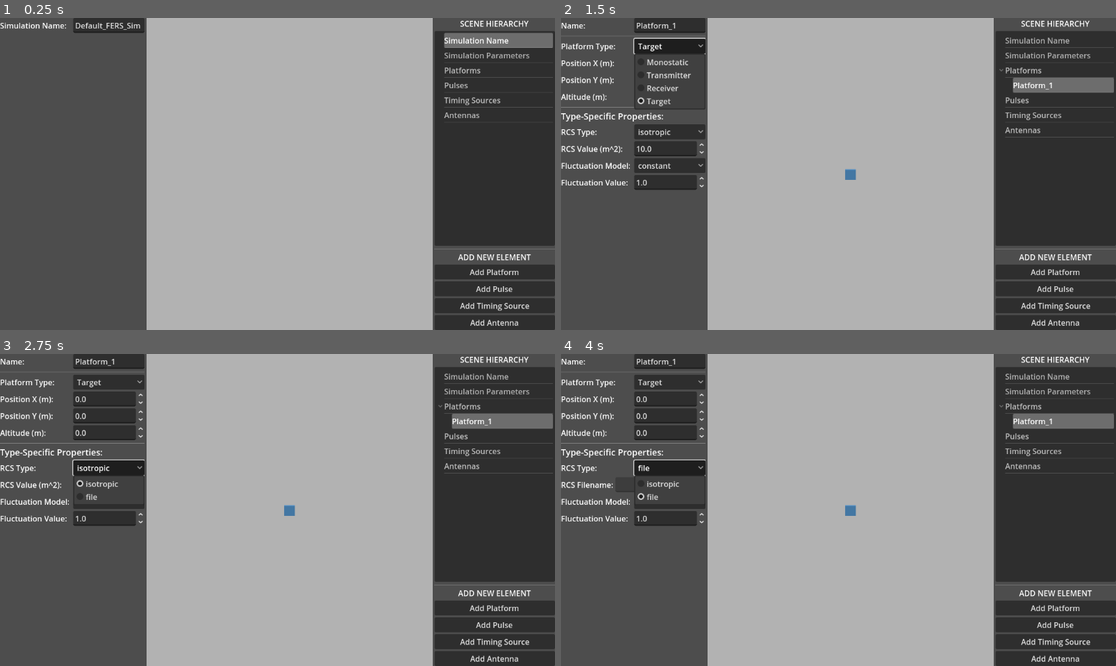
Above: before the commit, frames 1-4 (two rows, left to right).
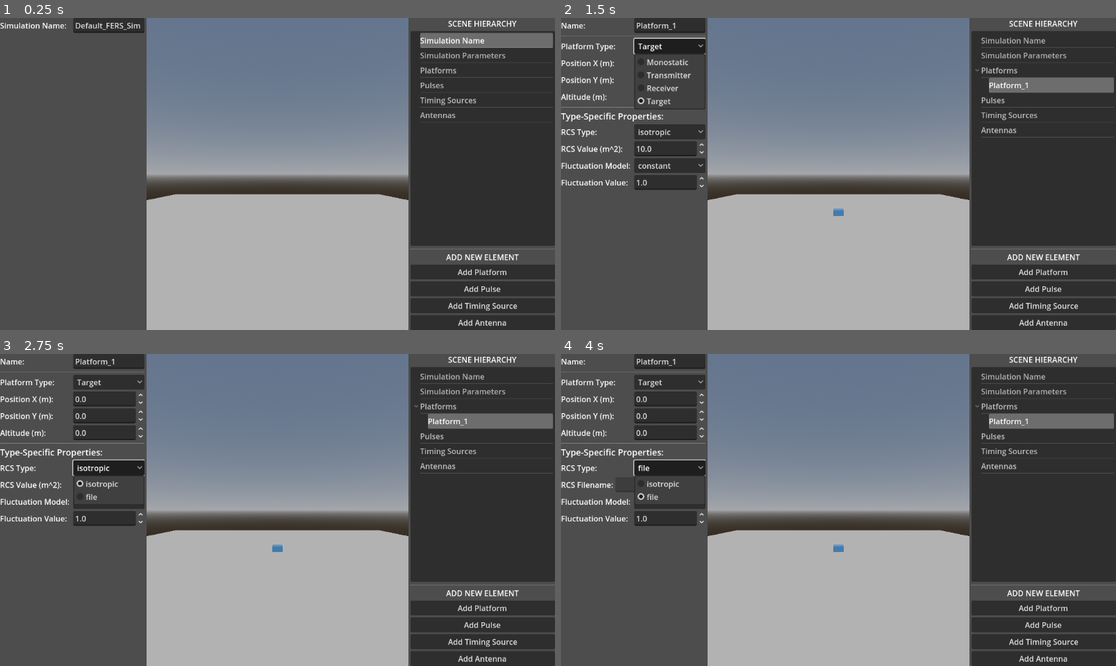
Above: after the commit, the same moments.

Repository: the-user-created/FERS_UI
Game: Godot game, scene res://Main.tscn
Same seed, same stepped clock (60 frames per second), same inputs: the game is played once before the commit and once after it.
Inputs:
- Up to frame 1 (0.25 s): no input
- Up to frame 2 (1.5 s): click "Add Platform" at 0.5 s; click "Target" at 1.25 s
- Up to frame 3 (2.75 s): click "isotropic" at 2 s
- Up to frame 4 (4 s): click "constant" at 2.75 s; click "file" at 3.5 s

The runs differ from the first frame. In frame 1, 32% of the frame differs, in the area x 26-96%, y 0-100%; in frame 2, 32%; in frame 3, 32%; in frame 4, 32%.

Commit message:
feat: modularize Main

Diff:
--- a/LeftSidebarPanel.gd
+++ b/LeftSidebarPanel.gd
@@ -11,7 +11,7 @@
 
 
 func _ready() -> void:
-	name = "LeftPropertiesPanel"
+	name = "LeftSidebar"
 
 	if not is_instance_valid(VBox_content):
 		VBox_content = find_child("PropertiesVBox") as VBoxContainer
--- a/LeftSidebarPanel.tscn
+++ b/LeftSidebarPanel.tscn
@@ -2,7 +2,7 @@
 
 [ext_resource type="Script" uid="uid://yixp0tx2noqd" path="res://LeftSidebarPanel.gd" id="1_gy7e4"]
 
-[node name="LeftPropertiesPanel" type="ScrollContainer"]
+[node name="LeftSidebarPanel" type="ScrollContainer"]
 custom_minimum_size = Vector2(300, 0)
 anchors_preset = 15
 anchor_right = 1.0
--- a/Main.gd
+++ b/Main.gd
@@ -1,89 +1,56 @@
 class_name Main
-extends Node3D
+extends Control
 
-const RightSidebarPanelScene: PackedScene = preload("res://RightSidebarPanel.tscn")
-const LeftSidebarPanelScene: PackedScene = preload("res://LeftSidebarPanel.tscn")
-var main_layout_container: HBoxContainer
 var left_sidebar_panel: LeftSidebarPanel
-var main_3d_view_container: SubViewportContainer
+var world_3d_view: World3DView
 var right_sidebar: RightSidebarPanel
 var simulation_elements_data: Dictionary = {}
 
 
 func _ready() -> void:
-	# 1. Create the main layout container
-	main_layout_container = HBoxContainer.new()
-	main_layout_container.name = "MainLayout"
-	main_layout_container.anchor_right = 1.0
-	main_layout_container.anchor_bottom = 1.0
-	# If Main.tscn root is changed to Control, this becomes:
-	# get_tree().root.add_child(main_layout_container)
-	# main_layout_container.set_anchors_and_offsets_preset(Control.PRESET_FULL_RECT)
-	add_child(main_layout_container) # Current approach
+	call_deferred("_setup_references_and_connections")
 
-	# 2. Instantiate and Add the Left Properties Panel
-	left_sidebar_panel = LeftSidebarPanelScene.instantiate()
-	main_layout_container.add_child(left_sidebar_panel)
+	simulation_elements_data["sim_name"] = {
+		"id": "sim_name",
+		"type": "global_simulation_name",
+		"name_value": "Default_FERS_Simulation"
+	}
+
+	simulation_elements_data["sim_params"] = {
+		"id": "sim_params",
+		"type": "global_simulation_parameters",
+		"start_time": 0.0,
+		"end_time": 1.0,
+		"sampling_rate": 1000000.0
+	}
+
+	print("Main (Control) scene _ready() completed, deferring further setup.")
+
+
+func _setup_references_and_connections() -> void:
+	var main_layout_node: HBoxContainer = get_node_or_null("MainLayout") as HBoxContainer
+	if not is_instance_valid(main_layout_node):
+		printerr("Main: MainLayout node not found during deferred setup! Critical error.")
+		return
+
+	left_sidebar_panel = main_layout_node.get_node_or_null("LeftSidebar") as LeftSidebarPanel
+	world_3d_view = main_layout_node.get_node_or_null("World3DView") as World3DView
+	right_sidebar = main_layout_node.get_node_or_null("RightSidebar") as RightSidebarPanel
+
+	if not is_instance_valid(left_sidebar_panel):
+		printerr("Main: LeftSidebarPanel node not found during deferred setup!")
+		return
+	if not is_instance_valid(world_3d_view):
+		printerr("Main: World3DView node not found during deferred setup!")
+		return
+	if not is_instance_valid(right_sidebar):
+		printerr("Main: RightSidebarPanel node not found during deferred setup!")
+		return
+
+	# Connect signals from Left Sidebar
 	left_sidebar_panel.connect("property_changed", Callable(self, "_on_left_sidebar_property_changed"))
 
-	# 3. Create the Main 3D View Container (no changes here)
-	main_3d_view_container = SubViewportContainer.new()
-	main_3d_view_container.name = "Main3DViewContainer"
-	main_3d_view_container.stretch = true
-	main_3d_view_container.size_flags_horizontal = Control.SIZE_EXPAND_FILL
-	main_3d_view_container.size_flags_vertical = Control.SIZE_EXPAND_FILL
-	main_layout_container.add_child(main_3d_view_container)
-
-	var sub_viewport = SubViewport.new()
-	sub_viewport.name = "Simulation3DViewport"
-	sub_viewport.size = Vector2i(1024, 600) # TODO: Consider making this dynamic or configurable
-	main_3d_view_container.add_child(sub_viewport)
-
-	var world_3d_root = Node3D.new()
-	world_3d_root.name = "World3DRoot"
-	sub_viewport.add_child(world_3d_root)
-
-	var camera = Camera3D.new()
-	camera.name = "MainCamera3D"
-	world_3d_root.add_child(camera)
-	camera.position = Vector3(0, 2, 10)
-	camera.look_at(Vector3.ZERO)
-
-	var light = DirectionalLight3D.new()
-	light.name = "MainLight3D"
-	light.rotate_x(deg_to_rad(-45.0))
-	world_3d_root.add_child(light)
-
-	var grid_mesh_mat = StandardMaterial3D.new()
-	grid_mesh_mat.albedo_color = Color(0.7, 0.7, 0.7)
-	grid_mesh_mat.shading_mode = BaseMaterial3D.SHADING_MODE_UNSHADED
-
-	var grid_mesh = PlaneMesh.new()
-	grid_mesh.size = Vector2(20, 20)
-	grid_mesh.subdivide_width = 20
-	grid_mesh.subdivide_depth = 20
-	grid_mesh.surface_set_material(0, grid_mesh_mat)
-
-	var grid_instance = MeshInstance3D.new()
-	grid_instance.mesh = grid_mesh
-	grid_instance.rotate_x(deg_to_rad(90))
-	world_3d_root.add_child(grid_instance)
-
-	var environment = WorldEnvironment.new()
-	environment.name = "WorldEnvironment"
-	var sky_material = ProceduralSkyMaterial.new()
-	var env_resource = Environment.new()
-	env_resource.sky = Sky.new()
-	env_resource.sky.sky_material = sky_material
-	environment.environment = env_resource
-	world_3d_root.add_child(environment)
-
-	# 4. Instantiate and Add the Right Sidebar Panel
-	right_sidebar = RightSidebarPanelScene.instantiate()
-	right_sidebar.custom_minimum_size = Vector2(250, 0)
-	main_layout_container.add_child(right_sidebar)
-
-	# 5. Connect to signals from the Right Sidebar
+	# Connect signals from Right Sidebar
 	if right_sidebar.has_signal("element_selected"):
 		right_sidebar.connect("element_selected", Callable(self, "_on_right_sidebar_element_selected"))
 	else:
@@ -94,52 +61,34 @@
 	else:
 		printerr("RightSidebarPanel does not have signal 'add_new_element_requested'")
 
-	# Initialize permanent simulation elements data
-	simulation_elements_data["sim_name"] = {
-		"id": "sim_name",
-		"type": "global_simulation_name",
-		"name_value": "Default_FERS_Simulation"
-	}
-	simulation_elements_data["sim_params"] = {
-		"id": "sim_params",
-		"type": "global_simulation_parameters",
-		"start_time": 0.0,
-		"end_time": 1.0,
-		"sampling_rate": 1000000.0
-	}
-
-	# Select default item in RightSidebar, which will trigger _on_right_sidebar_element_selected
+	# Select default item in RightSidebar
 	if right_sidebar and right_sidebar.has_method("select_default_item"):
 		right_sidebar.call_deferred("select_default_item")
 	else:
 		call_deferred("_initial_left_panel_display")
 
-	print("Main scene ready.")
+	print("Main (Control) scene: Deferred setup and connections complete.")
 
 
 func _on_right_sidebar_element_selected(item_metadata: Dictionary) -> void:
-	print("Main: Element selected: ", item_metadata)
 	if item_metadata and item_metadata.has("id"):
 		var element_id = item_metadata.id
 		if simulation_elements_data.has(element_id):
 			left_sidebar_panel.display_properties(element_id, simulation_elements_data[element_id], simulation_elements_data)
 		else:
-			# This case might happen if an item is in the tree but its data was removed, or a category header.
 			printerr("Main: Selected element ID '", element_id, "' not found in simulation_elements_data.")
 			left_sidebar_panel.clear_panel()
 	else:
-		# No valid ID, likely a category header or deselection
 		left_sidebar_panel.clear_panel()
 
 
 func _on_right_sidebar_add_new_element_requested(new_element_metadata: Dictionary) -> void:
-	print("Main: Add new element requested: ", new_element_metadata)
+	# print("Main: Add new element requested: ", new_element_metadata) # For debugging
 
 	var element_id: String = new_element_metadata.id
 	var element_type: String = new_element_metadata.type
 	var element_name: String = new_element_metadata.name
 
-	# Use ElementDefaults to get the initial data structure
 	var new_data_entry: Dictionary = ElementDefaults.get_default_data(element_type, element_name, element_id)
 
 	if new_data_entry.is_empty():
@@ -147,13 +96,15 @@
 		return
 
 	simulation_elements_data[element_id] = new_data_entry
-	print("Main: Created data for '", element_id, "': ", simulation_elements_data[element_id])
+	# print("Main: Created data for '", element_id, "': ", simulation_elements_data[element_id]) # For debugging
 
-	# If it's a platform, add its 3D visualization
+	# If it's a platform, delegate 3D visualization to World3DView
 	if element_type == "platform":
-		_add_platform_3d_visualization(element_id, new_data_entry)
+		if is_instance_valid(world_3d_view):
+			world_3d_view.add_platform_visualization(element_id, new_data_entry)
+		else:
+			printerr("Main: World3DView is not valid when trying to add platform visualization.")
 
-	# Tell the RightSidebarPanel to add the item to its tree and select it
 	if right_sidebar and right_sidebar.has_method("create_and_select_tree_item"):
 		right_sidebar.call("create_and_select_tree_item", new_element_metadata)
 	else:
@@ -167,9 +118,8 @@
 
 	var element_data: Dictionary = simulation_elements_data[element_id]
 	element_data[property_key] = new_value
-	print("Main: Updated data for '", element_id, "'. Key: '", property_key, "', New Value: ", new_value)
+	# print("Main: Updated data for '", element_id, "'. Key: '", property_key, "', New Value: ", new_value) # For debugging
 
-	# Update name in RightSidebar if it changed
 	var name_property_for_type: String = "name"
 	if element_data.type == "global_simulation_name":
 		name_property_for_type = "name_value"
@@ -178,10 +128,13 @@
 		if right_sidebar and right_sidebar.has_method("update_item_name"):
 			right_sidebar.call("update_item_name", element_id, str(new_value))
 
-	# Handle 3D visualization updates for platforms
+	# Handle 3D visualization updates for platforms by delegating to World3DView
 	if element_data.type == "platform":
 		if property_key.begins_with("position_") or property_key == "altitude":
-			_update_platform_3d_visualization(element_id, element_data)
+			if is_instance_valid(world_3d_view):
+				world_3d_view.update_platform_visualization_position(element_id, element_data)
+			else:
+				printerr("Main: World3DView is not valid when trying to update platform visualization.")
 
 	# Check if the changed property requires a structural refresh of the LeftSidebarPanel
 	var structural_refresh_keys: Dictionary = ElementDefaults.get_structural_refresh_trigger_keys()
@@ -189,42 +142,12 @@
 
 	if property_key in keys_for_current_type:
 		var data_to_display: Dictionary = element_data
-		# Special handling for platform type change: reset subtype-specific fields
 		if element_data.type == "platform" and property_key == "platform_type_actual":
 			data_to_display = ElementDefaults.prepare_platform_data_for_subtype_change(element_data, new_value)
 			simulation_elements_data[element_id] = data_to_display
-			print("Main: Platform subtype changed for '", element_id, "'. Data reset for new subtype: ", new_value)
+		# print("Main: Platform subtype changed for '", element_id, "'. Data reset for new subtype: ", new_value) # For debugging
 
 		left_sidebar_panel.display_properties(element_id, data_to_display, simulation_elements_data)
-
-
-func _add_platform_3d_visualization(element_id: String, platform_data: Dictionary) -> void:
-	var platform_3d_vis = CSGBox3D.new()
-	platform_3d_vis.name = element_id
-	platform_3d_vis.size = Vector3(0.5, 0.5, 0.5)
-	var mat = StandardMaterial3D.new()
-	mat.albedo_color = Color.STEEL_BLUE
-	platform_3d_vis.material = mat
-
-	var world_root: Node3D = main_3d_view_container.get_node_or_null("Simulation3DViewport/World3DRoot") as Node3D
-	if world_root:
-		world_root.add_child(platform_3d_vis)
-		_update_platform_3d_visualization(element_id, platform_data)
-	else:
-		printerr("Main: Could not find World3DRoot to add platform visualization for '", element_id, "'.")
-
-
-func _update_platform_3d_visualization(element_id: String, platform_data: Dictionary) -> void:
-	var platform_node: Node3D = main_3d_view_container.get_node_or_null("Simulation3DViewport/World3DRoot/" + element_id) as Node3D
-	if platform_node:
-		var x_fers: float = float(platform_data.get("position_x", 0.0))
-		var y_fers: float = float(platform_data.get("position_y", 0.0)) # FERS Y (ground plane along Z in Godot)
-		var alt_fers: float = float(platform_data.get("altitude", 0.0)) # FERS Altitude (Y in Godot)
-
-		# Coordinate mapping: FERS X -> Godot X, FERS Y -> Godot Z, FERS Altitude -> Godot Y
-		platform_node.position = Vector3(x_fers, alt_fers, y_fers)
-	else:
-		printerr("Main: Platform 3D node '", element_id, "' not found for update.")
 
 
 func _initial_left_panel_display():
@@ -232,3 +155,4 @@
 		left_sidebar_panel.display_properties("sim_name", simulation_elements_data["sim_name"], simulation_elements_data)
 	else:
 		left_sidebar_panel.clear_panel()
+		left_sidebar_panel.call_deferred("_add_label", "Select an element or add one.")
--- a/Main.tscn
+++ b/Main.tscn
@@ -1,6 +1,35 @@
-[gd_scene load_steps=2 format=3 uid="uid://dr4mwldbgpeqr"]
+[gd_scene load_steps=5 format=3 uid="uid://dr4mwldbgpeqr"]
 
 [ext_resource type="Script" uid="uid://b1b4cuwellmj3" path="res://Main.gd" id="1_glv2v"]
+[ext_resource type="PackedScene" uid="uid://cd0m7xj4opot4" path="res://LeftSidebarPanel.tscn" id="2_uu6xs"]
+[ext_resource type="PackedScene" uid="uid://chq76y7io2u2b" path="res://World3DView.tscn" id="3_r0du0"]
+[ext_resource type="PackedScene" uid="uid://cw83n334h8rpf" path="res://RightSidebarPanel.tscn" id="4_cm0pq"]
 
-[node name="Node3D" type="Node3D"]
+[node name="MainControl" type="Control"]
+layout_mode = 3
+anchors_preset = 15
+anchor_right = 1.0
+anchor_bottom = 1.0
+grow_horizontal = 2
+grow_vertical = 2
 script = ExtResource("1_glv2v")
+
+[node name="MainLayout" type="HBoxContainer" parent="."]
+layout_mode = 1
+anchors_preset = 15
+anchor_right = 1.0
+anchor_bottom = 1.0
+grow_horizontal = 2
+grow_vertical = 2
+
+[node name="LeftSidebar" parent="MainLayout" instance=ExtResource("2_uu6xs")]
+layout_mode = 2
+size_flags_horizontal = 1
+
+[node name="World3DView" parent="MainLayout" instance=ExtResource("3_r0du0")]
+layout_mode = 2
+size_flags_horizontal = 3
+
+[node name="RightSidebar" parent="MainLayout" instance=ExtResource("4_cm0pq")]
+custom_minimum_size = Vector2(300, 0)
+layout_mode = 2
--- a/RightSidebarPanel.tscn
+++ b/RightSidebarPanel.tscn
@@ -2,7 +2,7 @@
 
 [ext_resource type="Script" uid="uid://c8ltutpk0ungw" path="res://RightSidebarPanel.gd" id="1_te11n"]
 
-[node name="Control" type="VBoxContainer"]
+[node name="RightSidebarPanel" type="VBoxContainer"]
 anchors_preset = 15
 anchor_right = 1.0
 anchor_bottom = 1.0
--- /dev/null
+++ b/World3DView.gd
@@ -0,0 +1,66 @@
+class_name World3DView
+extends SubViewportContainer
+
+@onready var sub_viewport: SubViewport = $Simulation3DViewport
+@onready var world_3d_root: Node3D = $Simulation3DViewport/World3DRoot
+
+
+# @onready var camera_3d: Camera3D = $Simulation3DViewport/World3DRoot/MainCamera3D
+
+func _ready() -> void:
+	stretch = true
+	size_flags_horizontal = Control.SIZE_EXPAND_FILL
+	size_flags_vertical = Control.SIZE_EXPAND_FILL
+	print("World3DView ready.")
+
+
+func add_platform_visualization(element_id: String, platform_data: Dictionary) -> void:
+	if not is_instance_valid(world_3d_root):
+		printerr("World3DView: World3DRoot is not valid.")
+		return
+
+	# Check if node already exists, perhaps remove/update instead of error
+	if world_3d_root.has_node(element_id):
+		printerr("World3DView: Node with id '", element_id, "' already exists. Consider updating or removing first.")
+		update_platform_visualization_position(element_id, platform_data)
+		return
+
+	var platform_3d_vis = CSGBox3D.new()
+	platform_3d_vis.name = element_id
+	platform_3d_vis.size = Vector3(0.5, 0.5, 0.5)
+	var mat = StandardMaterial3D.new()
+	mat.albedo_color = Color.STEEL_BLUE
+	platform_3d_vis.material = mat
+
+	world_3d_root.add_child(platform_3d_vis)
+	update_platform_visualization_position(element_id, platform_data)
+	print("World3DView: Added platform visualization for ", element_id)
+
+
+func update_platform_visualization_position(element_id: String, platform_data: Dictionary) -> void:
+	if not is_instance_valid(world_3d_root):
+		printerr("World3DView: World3DRoot is not valid for update.")
+		return
+
+	var platform_node: Node3D = world_3d_root.get_node_or_null(element_id) as Node3D
+	if platform_node:
+		var x_fers: float = float(platform_data.get("position_x", 0.0))
+		var y_fers: float = float(platform_data.get("position_y", 0.0)) # FERS Y (depth)
+		var alt_fers: float = float(platform_data.get("altitude", 0.0)) # FERS Altitude (up)
+
+		# FERS X -> Godot X
+		# FERS Y -> Godot Z
+		# FERS Altitude -> Godot Y
+		platform_node.position = Vector3(x_fers, alt_fers, y_fers)
+	else:
+		printerr("World3DView: Platform 3D node '", element_id, "' not found for update.")
+
+
+func remove_platform_visualization(element_id: String) -> void:
+	if not is_instance_valid(world_3d_root):
+		printerr("World3DView: World3DRoot is not valid for removal.")
+		return
+	var platform_node: Node3D = world_3d_root.get_node_or_null(element_id) as Node3D
+	if platform_node:
+		platform_node.queue_free()
+		print("World3DView: Removed platform visualization for ", element_id)
--- /dev/null
+++ b/World3DView.tscn
@@ -0,0 +1,49 @@
+[gd_scene load_steps=7 format=3 uid="uid://chq76y7io2u2b"]
+
+[ext_resource type="Script" uid="uid://c2634d33m8ok0" path="res://World3DView.gd" id="1_24a2f"]
+
+[sub_resource type="ProceduralSkyMaterial" id="ProceduralSkyMaterial_8itch"]
+
+[sub_resource type="Sky" id="Sky_1ukwx"]
+sky_material = SubResource("ProceduralSkyMaterial_8itch")
+
+[sub_resource type="Environment" id="Environment_fncrm"]
+background_mode = 2
+sky = SubResource("Sky_1ukwx")
+
+[sub_resource type="StandardMaterial3D" id="StandardMaterial3D_8itch"]
+shading_mode = 0
+albedo_color = Color(0.7, 0.7, 0.7, 1)
+
+[sub_resource type="PlaneMesh" id="PlaneMesh_1ukwx"]
+material = SubResource("StandardMaterial3D_8itch")
+size = Vector2(20, 20)
+subdivide_width = 20
+subdivide_depth = 20
+
+[node name="World3DView" type="SubViewportContainer"]
+anchors_preset = 15
+anchor_right = 1.0
+anchor_bottom = 1.0
+grow_horizontal = 2
+grow_vertical = 2
+script = ExtResource("1_24a2f")
+
+[node name="Simulation3DViewport" type="SubViewport" parent="."]
+handle_input_locally = false
+size = Vector2i(2, 2)
+render_target_update_mode = 4
+
+[node name="World3DRoot" type="Node3D" parent="Simulation3DViewport"]
+
+[node name="MainCamera3D" type="Camera3D" parent="Simulation3DViewport/World3DRoot"]
+transform = Transform3D(1, 0, 0, 0, 1, 0, 0, 0, 1, 0, 2, 10)
+
+[node name="DirectionalLight3D" type="DirectionalLight3D" parent="Simulation3DViewport/World3DRoot"]
+transform = Transform3D(1, 0, 0, 0, 0.707107, 0.707107, 0, -0.707107, 0.707107, 0, 0, 0)
+
+[node name="WorldEnvironment" type="WorldEnvironment" parent="Simulation3DViewport/World3DRoot"]
+environment = SubResource("Environment_fncrm")
+
+[node name="MeshInstance3D" type="MeshInstance3D" parent="Simulation3DViewport/World3DRoot"]
+mesh = SubResource("PlaneMesh_1ukwx")
Not shown, added: World3DView.gd.uid
